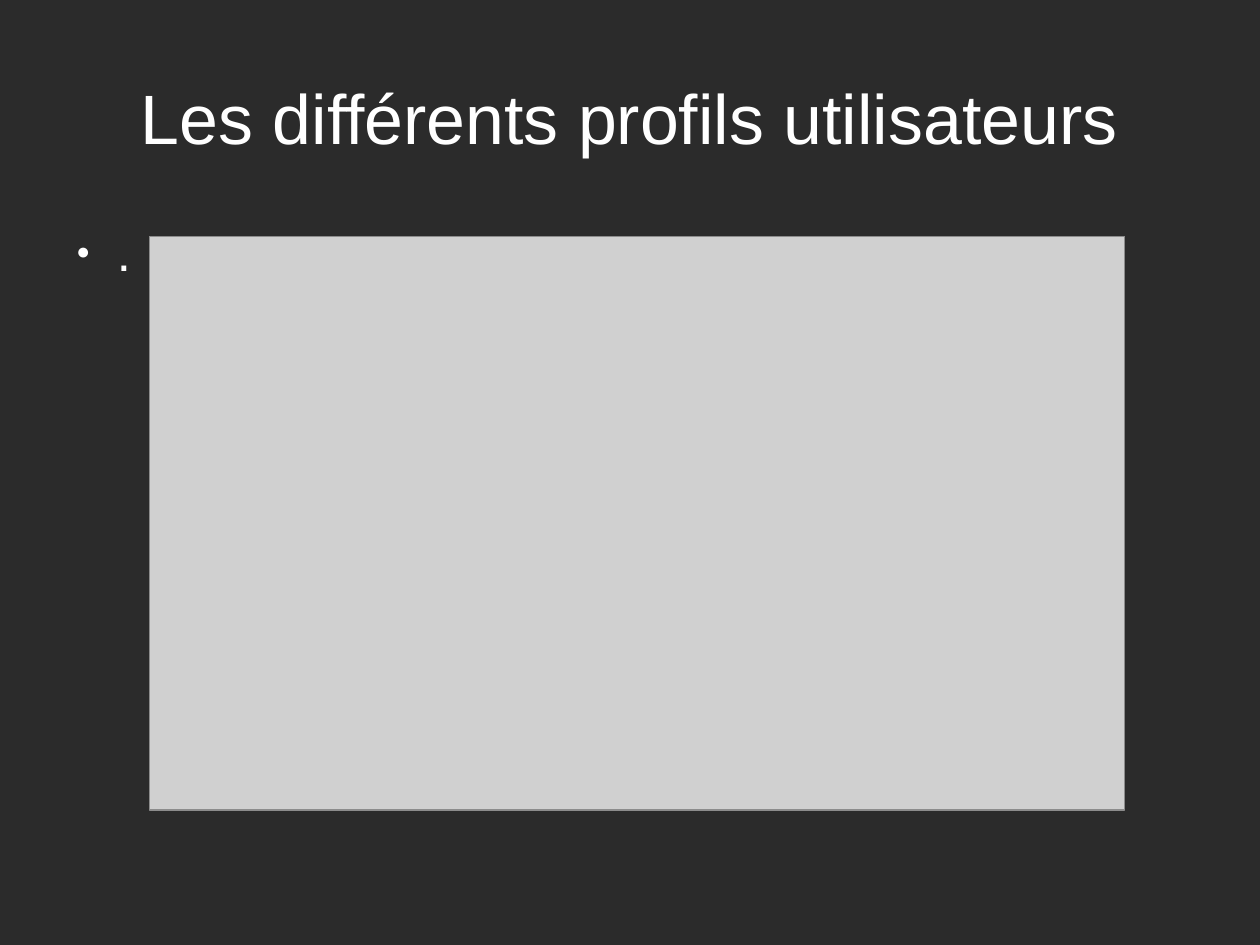
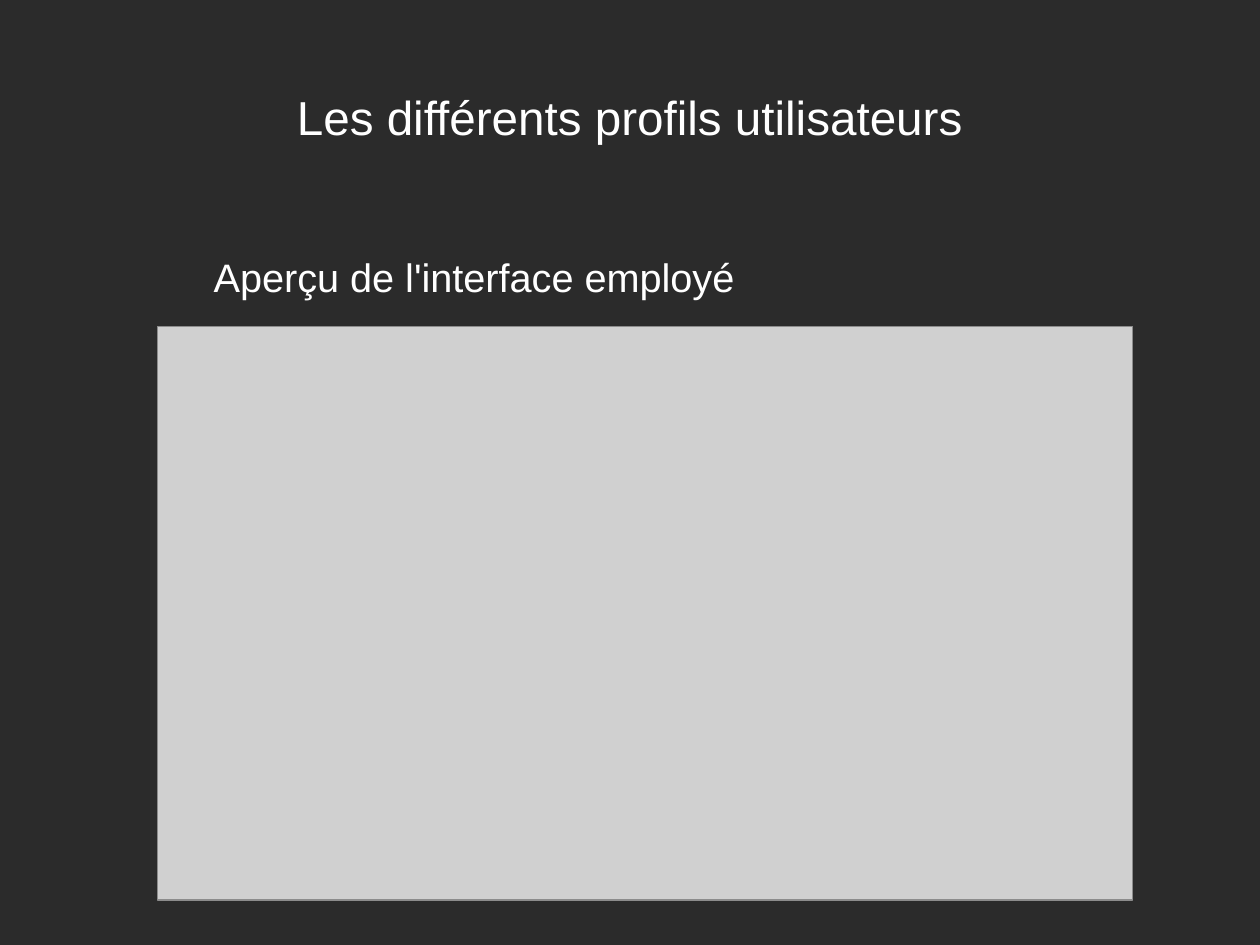
Before and after one commit to Hyperyon/p4-OCPizza, a slide deck: slide 6 of Présentation projet.odp. Drawn at 1260x945 pixels with LibreOffice and Linux fonts; fonts in the diff are those of the drawing; grey boxes stand for pictures; background and template pictures are left out; a plain dark background stands for a picture behind light text. Boxes give left, top, right and bottom in pixels: in the first picture for what was removed or moved away, otherwise in the second. Text is boxed around its words. In the diff, an @@ line names an element or a change of style, - is before the commit and + after.

```diff
--- a/Présentation projet.odp
+++ b/Présentation projet.odp
@@ title "Les différents profils utilisateurs" at bbox=[297, 100, 962, 145]: size 44 to 30 pt @@
@@ text removed at bbox=[63, 221, 1197, 769] @@
-● .
@@ text added at bbox=[214, 262, 735, 300], 25 pt, text #FFFFFF @@
+Aperçu de l'interface employé
@@ picture: place and size @@
-picture at bbox=[150, 237, 1125, 811]
+picture at bbox=[158, 326, 1133, 900]
```
Also in this commit, not shown: 4 other slides changed, 1 slide added, 1 slide removed, 7 other files.
